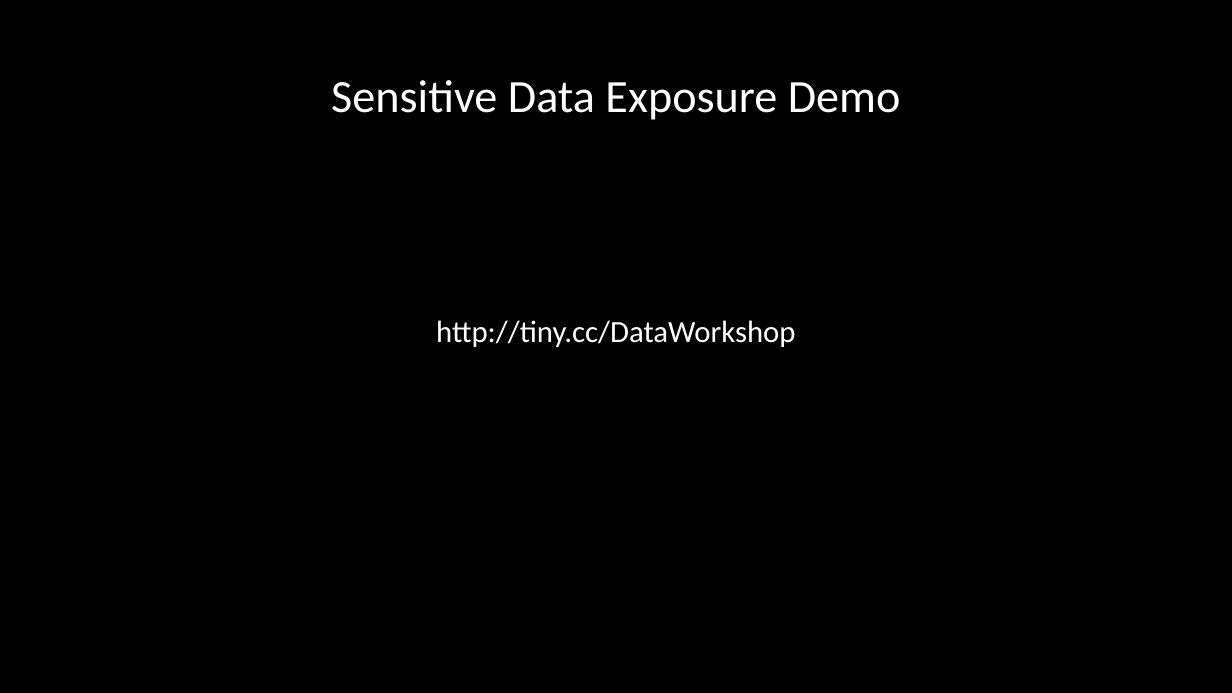
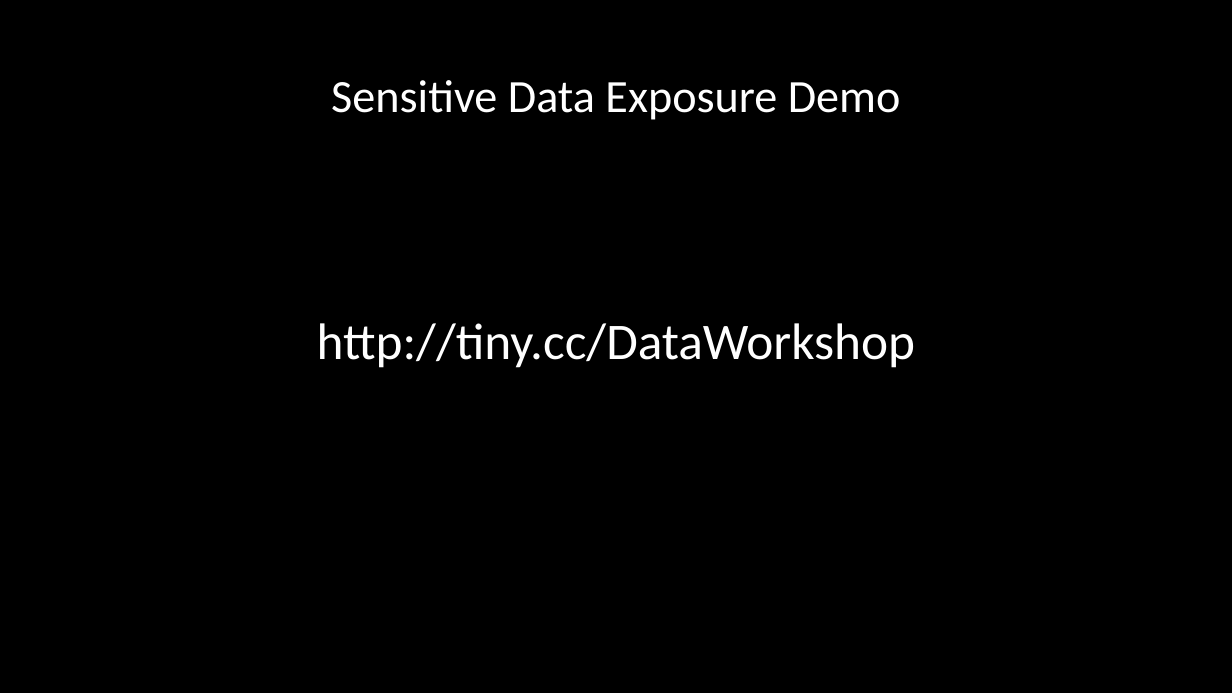
Before and after one commit to RandyGrouls/nots-wapp-workshop, a slide deck: slide 14 of slides/Framework_presentatie.pptx. Drawn at 1232x693 pixels with LibreOffice and Linux fonts; fonts in the diff are those of the drawing; background and template pictures are left out. Boxes give left, top, right and bottom in pixels: in the first picture for what was removed or moved away, otherwise in the second. Text is boxed around its words. In the diff, an @@ line names an element or a change of style, - is before the commit and + after.

```diff
--- a/slides/Framework_presentatie.pptx
+++ b/slides/Framework_presentatie.pptx
@@ text "http://tiny.cc/DataWorkshop" at (317, 323, 916, 368): size 24 to 40 pt @@
```
Also in this commit, not shown: 2 other slides changed.
